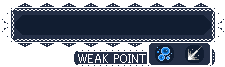
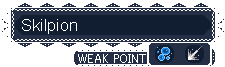
Layered file, before and after one edit (225 × 67). Changes by layer:
renamed "Pasted Layer" to "Skilpion", showed it, moved it above "sES41プロのサソリ.png", painted on it over <box>22,19,77,34</box>
